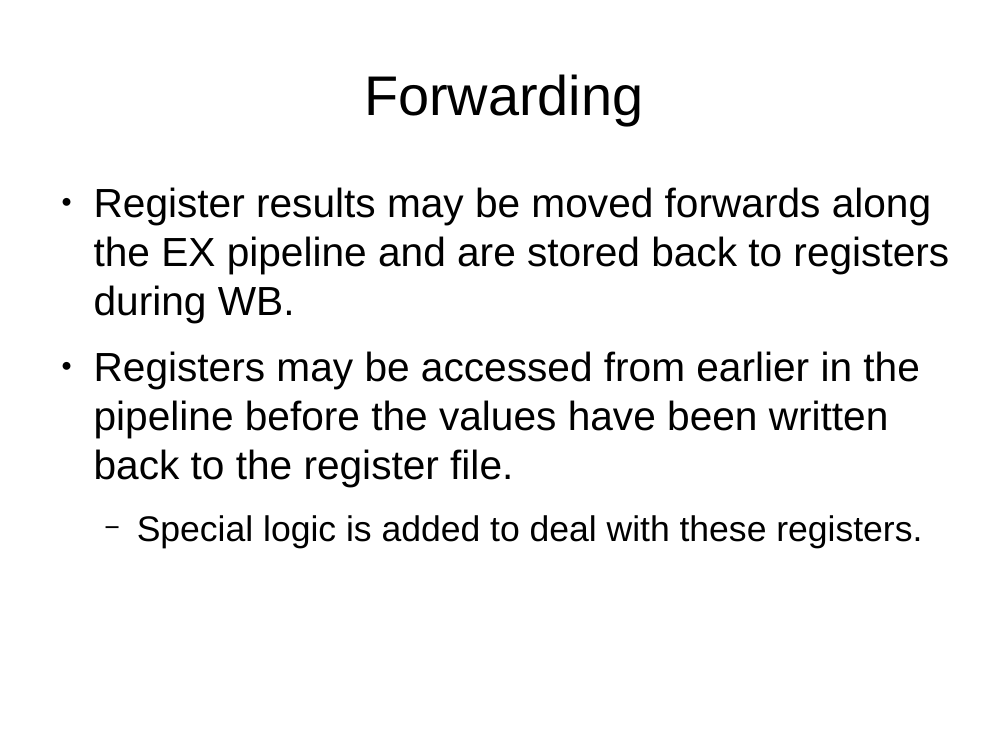
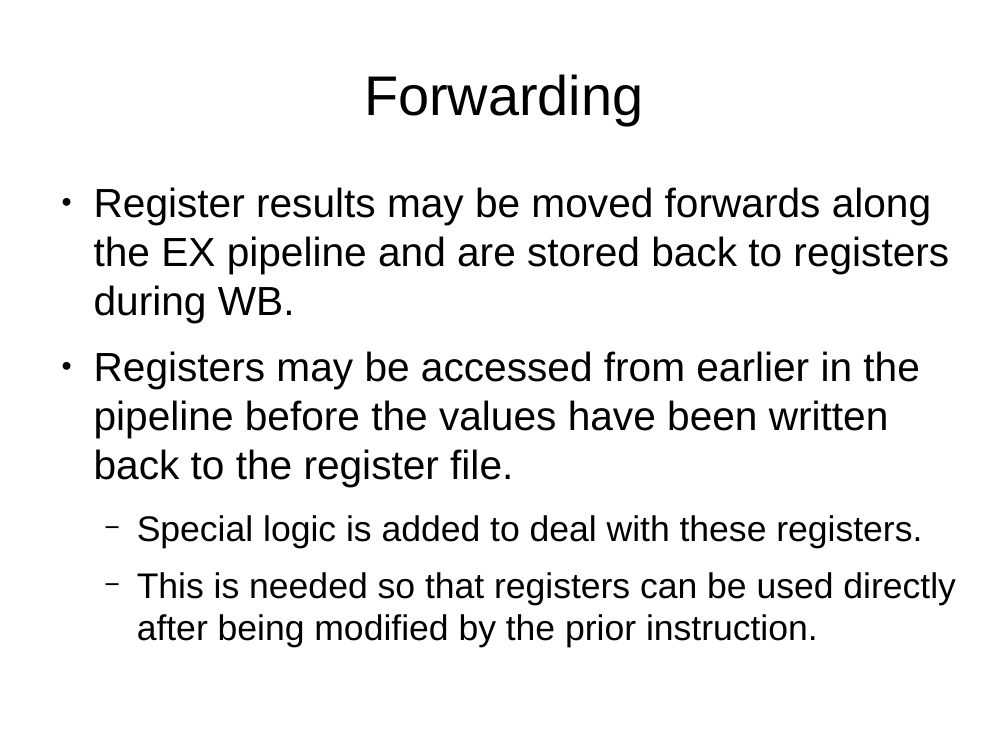
Before and after one commit to cr88192/bgbtech_btsr1arch, a slide deck: slide 11 of docs/slides/BJX2 Core 1.odp (slide 10 before the commit). Drawn at 1008x756 pixels with LibreOffice and Linux fonts; fonts in the diff are those of the drawing. Boxes give left, top, right and bottom in pixels: in the first picture for what was removed or moved away, otherwise in the second. Text is boxed around its words. In the diff, an @@ line names an element or a change of style, - is before the commit and + after.

```diff
--- a/docs/slides/BJX2 Core 1.odp
+++ b/docs/slides/BJX2 Core 1.odp
@@ text at (x1=137, y1=572, x2=956, y2=648): paragraph added @@
+  − This is needed so that registers can be used directly after being modified by the prior instruction.
```
Also in this commit, not shown: 8 other slides changed, 5 slides added, 1 slide removed, 19 other files.
